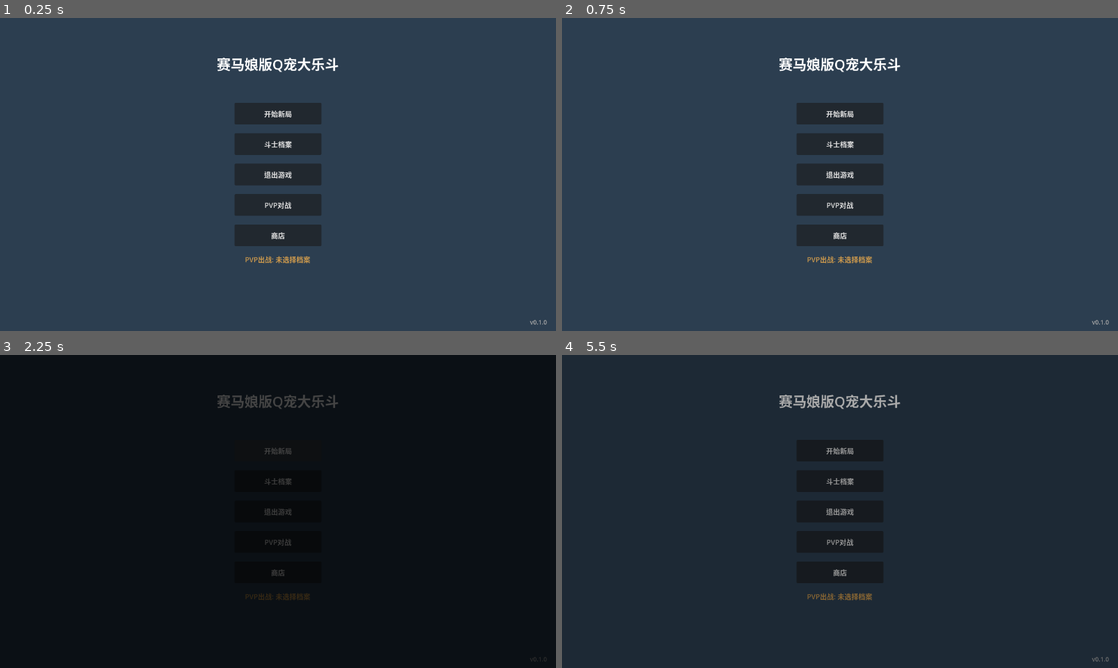
Above: before the commit, frames 1-4 (two rows, left to right).
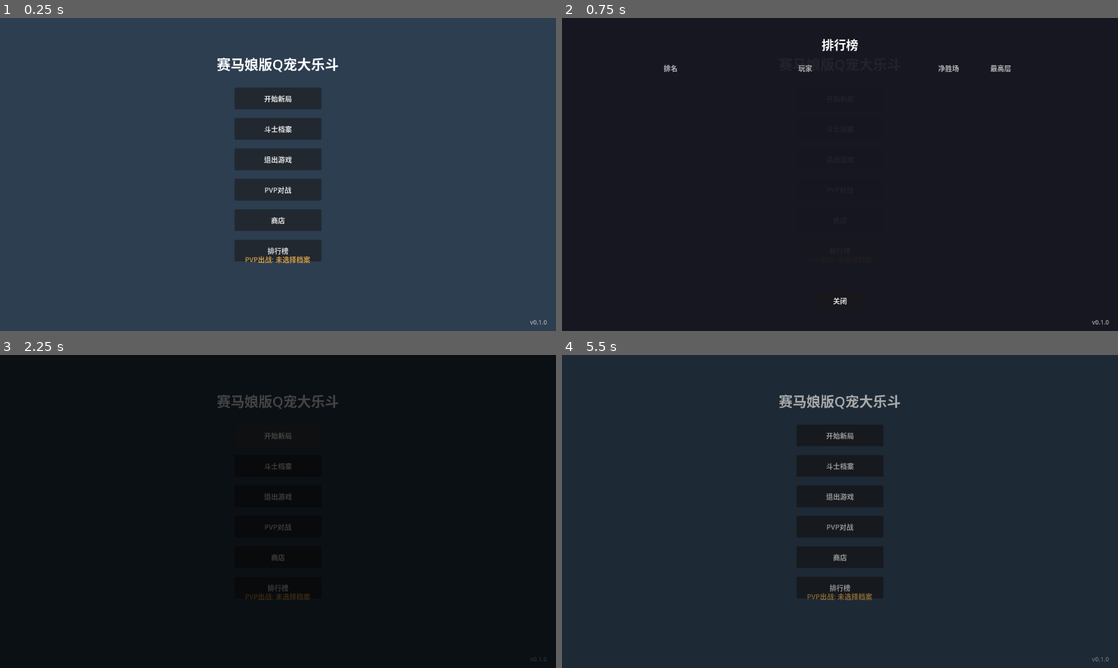
Above: after the commit, the same moments.

Repository: TianYu0321/Hero-Battle
Game: Godot game, scene res://scenes/main_menu/menu.tscn
Same seed, same stepped clock (60 frames per second), same inputs: the game is played once before the commit and once after it.
Inputs (mouse positions are in pixels of both pictures, inside the frame that each line leads up to):
- Up to frame 1 (0.25 s): no input
- Up to frame 2 (0.75 s): click (840, 249) at 0.5 s, where only the run after the commit has a clickable "排行榜"
- Up to frame 3 (2.25 s): click (278, 636) at 1.25 s, where only the run after the commit has a clickable "关闭"; click "开始新局" at 2 s
- Up to frame 4 (5.5 s): click "选择" at 2.75 s; click "加入队伍" at 3.5 s; click "返回" at 4.25 s; click "返回" at 5 s

The runs differ from the first frame. In frame 1, 5.0% of the frame differs, in the area x 42-58%, y 22-78%; in frame 2, 95%, in the area x 0-100%, y 0-100%; in frame 3, 0.5%; in frame 4, 0.6%.

Commit message:
feat: leaderboard UI + PVP battle animation
- Add leaderboard_panel.tscn/gd with scrollable ranking list
- Add ranking_row.tscn/gd with gold/silver/bronze color coding
- Bind leaderboard button in menu.gd/menu.tscn
- PVP lobby: add BattleAnimationPanel, play animation before summary
- PVP lobby: _on_start_battle checks for recorder, shows animation first
- PVP lobby: _on_battle_animation_finished shows summary after playback

Diff:
--- /dev/null
+++ b/scenes/leaderboard/leaderboard_panel.gd
@@ -0,0 +1,34 @@
+extends Panel
+
+@onready var ranking_container: VBoxContainer = $ScrollContainer/VBoxContainer
+@onready var close_button: Button = $CloseButton
+@onready var title_label: Label = $TitleLabel
+
+signal closed
+
+func _ready() -> void:
+	visible = false
+	close_button.pressed.connect(_on_close)
+
+func show_rankings(rankings: Array[Dictionary]) -> void:
+	# 清空旧列表
+	for child in ranking_container.get_children():
+		child.queue_free()
+
+	# 生成列表项
+	for i in range(rankings.size()):
+		var entry: Dictionary = rankings[i]
+		var row = preload("res://scenes/leaderboard/ranking_row.tscn").instantiate()
+		row.setup(
+			entry.get("rank", i + 1),
+			entry.get("hero_name", entry.get("player_name", "???")),
+			entry.get("net_wins", 0),
+			entry.get("max_floor", entry.get("total_score", 0))
+		)
+		ranking_container.add_child(row)
+
+	visible = true
+
+func _on_close() -> void:
+	visible = false
+	closed.emit()
--- /dev/null
+++ b/scenes/leaderboard/leaderboard_panel.tscn
@@ -0,0 +1,116 @@
+[gd_scene load_steps=3 format=3]
+
+[ext_resource type="Script" path="res://scenes/leaderboard/leaderboard_panel.gd" id="1_lbp"]
+[ext_resource type="PackedScene" path="res://scenes/leaderboard/ranking_row.tscn" id="2_row"]
+
+[node name="LeaderboardPanel" type="Panel"]
+layout_mode = 3
+anchors_preset = 15
+anchor_right = 1.0
+anchor_bottom = 1.0
+grow_horizontal = 2
+grow_vertical = 2
+script = ExtResource("1_lbp")
+
+[node name="Bg" type="ColorRect" parent="."]
+layout_mode = 1
+anchors_preset = 15
+anchor_right = 1.0
+anchor_bottom = 1.0
+grow_horizontal = 2
+grow_vertical = 2
+color = Color(0.08, 0.08, 0.12, 0.85)
+mouse_filter = 2
+
+[node name="TitleLabel" type="Label" parent="."]
+layout_mode = 1
+anchors_preset = 5
+anchor_left = 0.5
+anchor_right = 0.5
+offset_left = -100.0
+offset_top = 40.0
+offset_right = 100.0
+offset_bottom = 80.0
+grow_horizontal = 2
+theme_override_font_sizes/font_size = 28
+text = "排行榜"
+horizontal_alignment = 1
+vertical_alignment = 1
+
+[node name="HeaderRow" type="HBoxContainer" parent="."]
+layout_mode = 1
+anchors_preset = 10
+anchor_right = 1.0
+offset_left = 220.0
+offset_top = 100.0
+offset_right = -220.0
+offset_bottom = 130.0
+grow_horizontal = 2
+theme_override_constants/separation = 20
+alignment = 1
+
+[node name="RankHeader" type="Label" parent="HeaderRow"]
+layout_mode = 2
+custom_minimum_size = Vector2(60, 0)
+theme_override_font_sizes/font_size = 16
+theme_override_colors/font_color = Color(0.7, 0.7, 0.7, 1)
+text = "排名"
+horizontal_alignment = 1
+
+[node name="PlayerHeader" type="Label" parent="HeaderRow"]
+layout_mode = 2
+size_flags_horizontal = 3
+custom_minimum_size = Vector2(200, 0)
+theme_override_font_sizes/font_size = 16
+theme_override_colors/font_color = Color(0.7, 0.7, 0.7, 1)
+text = "玩家"
+horizontal_alignment = 1
+
+[node name="NetWinsHeader" type="Label" parent="HeaderRow"]
+layout_mode = 2
+custom_minimum_size = Vector2(100, 0)
+theme_override_font_sizes/font_size = 16
+theme_override_colors/font_color = Color(0.7, 0.7, 0.7, 1)
+text = "净胜场"
+horizontal_alignment = 1
+
+[node name="FloorHeader" type="Label" parent="HeaderRow"]
+layout_mode = 2
+custom_minimum_size = Vector2(100, 0)
+theme_override_font_sizes/font_size = 16
+theme_override_colors/font_color = Color(0.7, 0.7, 0.7, 1)
+text = "最高层"
+horizontal_alignment = 1
+
+[node name="ScrollContainer" type="ScrollContainer" parent="."]
+layout_mode = 1
+anchors_preset = 15
+anchor_right = 1.0
+anchor_bottom = 1.0
+offset_left = 220.0
+offset_top = 140.0
+offset_right = -220.0
+offset_bottom = -80.0
+grow_horizontal = 2
+grow_vertical = 2
+
+[node name="VBoxContainer" type="VBoxContainer" parent="ScrollContainer"]
+layout_mode = 2
+size_flags_horizontal = 3
+size_flags_vertical = 3
+theme_override_constants/separation = 8
+
+[node name="CloseButton" type="Button" parent="."]
+layout_mode = 1
+anchors_preset = 8
+anchor_left = 0.5
+anchor_top = 0.5
+anchor_right = 0.5
+anchor_bottom = 0.5
+offset_left = -60.0
+offset_top = 270.0
+offset_right = 60.0
+offset_bottom = 310.0
+grow_horizontal = 2
+grow_vertical = 2
+text = "关闭"
--- /dev/null
+++ b/scenes/leaderboard/ranking_row.gd
@@ -0,0 +1,27 @@
+extends HBoxContainer
+
+@onready var rank_label: Label = $RankLabel
+@onready var player_name_label: Label = $PlayerNameLabel
+@onready var net_wins_label: Label = $NetWinsLabel
+@onready var max_floor_label: Label = $MaxFloorLabel
+
+func setup(rank: int, player_name: String, net_wins: int, max_floor: int) -> void:
+	rank_label.text = str(rank)
+	player_name_label.text = player_name
+	net_wins_label.text = str(net_wins)
+	max_floor_label.text = str(max_floor)
+
+	# 前3名特殊颜色
+	match rank:
+		1:
+			rank_label.modulate = Color(1, 0.84, 0)
+			player_name_label.modulate = Color(1, 0.84, 0)
+		2:
+			rank_label.modulate = Color(0.75, 0.75, 0.75)
+			player_name_label.modulate = Color(0.75, 0.75, 0.75)
+		3:
+			rank_label.modulate = Color(0.8, 0.5, 0.2)
+			player_name_label.modulate = Color(0.8, 0.5, 0.2)
+		_:
+			rank_label.modulate = Color(1, 1, 1)
+			player_name_label.modulate = Color(1, 1, 1)
--- /dev/null
+++ b/scenes/leaderboard/ranking_row.tscn
@@ -0,0 +1,39 @@
+[gd_scene format=3]
+
+[node name="RankingRow" type="HBoxContainer"]
+custom_minimum_size = Vector2(600, 40)
+theme_override_constants/separation = 20
+alignment = 1
+
+[node name="RankLabel" type="Label" parent="."]
+layout_mode = 2
+custom_minimum_size = Vector2(60, 0)
+theme_override_font_sizes/font_size = 16
+text = "1"
+horizontal_alignment = 1
+vertical_alignment = 1
+
+[node name="PlayerNameLabel" type="Label" parent="."]
+layout_mode = 2
+size_flags_horizontal = 3
+custom_minimum_size = Vector2(200, 0)
+theme_override_font_sizes/font_size = 16
+text = "Player"
+horizontal_alignment = 1
+vertical_alignment = 1
+
+[node name="NetWinsLabel" type="Label" parent="."]
+layout_mode = 2
+custom_minimum_size = Vector2(100, 0)
+theme_override_font_sizes/font_size = 16
+text = "10"
+horizontal_alignment = 1
+vertical_alignment = 1
+
+[node name="MaxFloorLabel" type="Label" parent="."]
+layout_mode = 2
+custom_minimum_size = Vector2(100, 0)
+theme_override_font_sizes/font_size = 16
+text = "25"
+horizontal_alignment = 1
+vertical_alignment = 1
--- a/scenes/main_menu/menu.gd
+++ b/scenes/main_menu/menu.gd
@@ -13,6 +13,7 @@
 @onready var _btn_quit: Button = %BtnQuit
 @onready var _menu_button: Button = $MenuButton
 @onready var _pause_menu: PauseMenu = $PauseMenu
+@onready var _leaderboard_panel: Panel = $LeaderboardPanel
 
 func _ready() -> void:
 	print("[MainMenu] _ready 开始, continue_button=", _btn_continue != null)
@@ -51,6 +52,16 @@
 	else:
 		push_warning("[MainMenu] BtnShop 未找到")
 
+	# 启用排行榜按钮
+	var btn_leaderboard: Button = get_node_or_null("%BtnLeaderboard")
+	if btn_leaderboard != null:
+		btn_leaderboard.visible = true
+		btn_leaderboard.disabled = false
+		btn_leaderboard.pressed.connect(_on_leaderboard_pressed)
+		print("[MainMenu] 排行榜按钮已启用")
+	else:
+		push_warning("[MainMenu] BtnLeaderboard 未找到")
+
 	# 主菜单中隐藏PauseMenu的"返回主菜单"按钮
 	_pause_menu.set_is_main_menu(true)
 
@@ -88,6 +99,15 @@
 func _on_shop_pressed() -> void:
 	print("[MainMenu] 商店按钮点击")
 	EventBus.shop_requested.emit()
+
+func _on_leaderboard_pressed() -> void:
+	print("[MainMenu] 排行榜按钮点击")
+	var leaderboard_system := LeaderboardSystem.new()
+	var rankings := leaderboard_system.get_leaderboard(20)
+	if _leaderboard_panel != null:
+		_leaderboard_panel.show_rankings(rankings)
+	else:
+		push_warning("[MainMenu] LeaderboardPanel 未找到")
 
 func _on_menu_button_pressed() -> void:
 	print("[MainMenu] 菜单按钮点击")
--- a/scenes/main_menu/menu.tscn
+++ b/scenes/main_menu/menu.tscn
@@ -1,7 +1,8 @@
-[gd_scene load_steps=3 format=3 uid="uid://c0m8q1p2x3y4z"]
+[gd_scene load_steps=4 format=3 uid="uid://c0m8q1p2x3y4z"]
 
 [ext_resource type="Script" path="res://scenes/main_menu/menu.gd" id="1_menu"]
 [ext_resource type="PackedScene" uid="uid://c0m8q1p2x3y5a" path="res://scenes/menu/pause_menu.tscn" id="2_pause"]
+[ext_resource type="PackedScene" path="res://scenes/leaderboard/leaderboard_panel.tscn" id="3_lbp"]
 
 [node name="MainMenu" type="Control"]
 layout_mode = 3
@@ -87,6 +88,12 @@
 custom_minimum_size = Vector2(200, 50)
 text = "商店"
 
+[node name="BtnLeaderboard" type="Button" parent="MenuButtons"]
+unique_name_in_owner = true
+layout_mode = 2
+custom_minimum_size = Vector2(200, 50)
+text = "排行榜"
+
 [node name="MenuButton" type="Button" parent="."]
 layout_mode = 1
 anchors_preset = 1
@@ -114,6 +121,9 @@
 horizontal_alignment = 1
 vertical_alignment = 1
 
+[node name="LeaderboardPanel" parent="." instance=ExtResource("3_lbp")]
+visible = false
+
 [node name="VersionLabel" type="Label" parent="."]
 layout_mode = 1
 anchors_preset = 3
--- a/scenes/pvp_lobby/pvp_lobby.gd
+++ b/scenes/pvp_lobby/pvp_lobby.gd
@@ -12,12 +12,14 @@
 @onready var start_battle_button: Button = $MatchResultPanel/StartBattleButton
 @onready var cancel_button: Button = $MatchResultPanel/CancelButton
 @onready var battle_summary_panel = $BattleSummaryPanel
+@onready var battle_animation_panel: BattleAnimationPanel = $BattleAnimationPanel
 @onready var no_archive_warning: Label = $NoArchiveWarning
 
 var _current_opponent: Dictionary = {}
 var _player_data: Dictionary = {}
 var _selected_archive: Dictionary = {}
 var _virtual_pool: VirtualArchivePool = null
+var _pending_pvp_result: Dictionary = {}
 
 func _ready() -> void:
 	_load_player_data()
@@ -166,10 +168,39 @@
 	}
 
 	var result: Dictionary = pvp_director.execute_pvp(pvp_config)
+	var recorder: BattlePlaybackRecorder = result.get("playback_recorder", null)
 	pvp_director.queue_free()
 
 	_process_pvp_result(result)
-
+	_pending_pvp_result = result
+
+	# 如果有 recorder，先播放战斗动画
+	if recorder != null and recorder.get_events().size() > 0:
+		var hero_data = result.get("hero", {})
+		var enemy_data = result.get("enemies", [{}])[0]
+		var hero_name = hero_data.get("name", "英雄")
+		var enemy_name = enemy_data.get("name", "???")
+		var hero_max_hp = hero_data.get("max_hp", 100)
+		var enemy_max_hp = enemy_data.get("max_hp", 100)
+
+		battle_animation_panel.reset_panel()
+		battle_animation_panel.visible = true
+		battle_animation_panel.z_index = 100
+		battle_animation_panel.start_playback(recorder, hero_name, enemy_name, hero_max_hp, enemy_max_hp, [], [])
+
+		if not battle_animation_panel.confirmed.is_connected(_on_battle_animation_finished):
+			battle_animation_panel.confirmed.connect(_on_battle_animation_finished, CONNECT_ONE_SHOT)
+	else:
+		# 没有 recorder，直接显示结算
+		_show_pvp_summary(result)
+
+
+func _on_battle_animation_finished() -> void:
+	print("[PvpLobby] PVP战斗动画播放完毕，显示结算")
+	battle_animation_panel.visible = false
+	_show_pvp_summary(_pending_pvp_result)
+
+func _show_pvp_summary(result: Dictionary) -> void:
 	# 转换格式给 BattleSummaryPanel
 	var battle_result: Dictionary = {
 		"winner": "player" if result.get("won", false) else "enemy",
--- a/scenes/pvp_lobby/pvp_lobby.tscn
+++ b/scenes/pvp_lobby/pvp_lobby.tscn
@@ -1,185 +1,5 @@
-[gd_scene load_steps=4 format=3 uid="uid://pvp_lobby01"]
-
-[ext_resource type="Script" path="res://scenes/pvp_lobby/pvp_lobby.gd" id="1_lobby"]
-[ext_resource type="PackedScene" uid="uid://vktho61lbwnk" path="res://scenes/run_main/battle_summary_panel.tscn" id="2_bsp"]
-
-[sub_resource type="StyleBoxFlat" id="StyleBoxFlat_panel"]
-bg_color = Color(0.15, 0.15, 0.2, 0.95)
-border_width_left = 2
-border_width_top = 2
-border_width_right = 2
-border_width_bottom = 2
-border_color = Color(0.8, 0.6, 0.3, 1)
-corner_radius_top_left = 8
-corner_radius_top_right = 8
-corner_radius_bottom_right = 8
-corner_radius_bottom_left = 8
-
-[node name="PvpLobby" type="Control"]
-layout_mode = 3
-anchors_preset = 15
-anchor_right = 1.0
-anchor_bottom = 1.0
-grow_horizontal = 2
-grow_vertical = 2
-script = ExtResource("1_lobby")
-
-[node name="Background" type="ColorRect" parent="."]
-layout_mode = 1
-anchors_preset = 15
-anchor_right = 1.0
-anchor_bottom = 1.0
-grow_horizontal = 2
-grow_vertical = 2
-color = Color(0.08, 0.08, 0.12, 1)
-
-[node name="TitleLabel" type="Label" parent="."]
-layout_mode = 1
-anchors_preset = 5
-anchor_left = 0.5
-anchor_right = 0.5
-offset_left = -200.0
-offset_top = 40.0
-offset_right = 200.0
-offset_bottom = 100.0
-grow_horizontal = 2
-theme_override_font_sizes/font_size = 40
-theme_override_colors/font_color = Color(0.9, 0.8, 0.5, 1)
-text = "PVP 竞技场"
-horizontal_alignment = 1
-vertical_alignment = 1
-
-[node name="HeroNameLabel" type="Label" parent="."]
-layout_mode = 0
-offset_left = 440.0
-offset_top = 120.0
-offset_right = 840.0
-offset_bottom = 155.0
-theme_override_font_sizes/font_size = 24
-theme_override_colors/font_color = Color(0.9, 0.8, 0.5, 1)
-text = "出战档案: 未选择"
-horizontal_alignment = 1
-vertical_alignment = 1
-
-[node name="NetWinsDisplay" type="Label" parent="."]
-layout_mode = 0
-offset_left = 440.0
-offset_top = 160.0
-offset_right = 840.0
-offset_bottom = 195.0
-theme_override_font_sizes/font_size = 22
-text = "净胜场: -"
-horizontal_alignment = 1
-vertical_alignment = 1
-
-[node name="MochengCoinDisplay" type="Label" parent="."]
-layout_mode = 0
-offset_left = 440.0
-offset_top = 200.0
-offset_right = 840.0
-offset_bottom = 235.0
-theme_override_font_sizes/font_size = 22
-theme_override_colors/font_color = Color(0.8, 0.6, 0.3, 1)
-text = "魔城币: 0"
-horizontal_alignment = 1
-vertical_alignment = 1
-
-[node name="NoArchiveWarning" type="Label" parent="."]
-layout_mode = 0
-offset_left = 340.0
-offset_top = 120.0
-offset_right = 940.0
-offset_bottom = 235.0
-theme_override_font_sizes/font_size = 22
-theme_override_colors/font_color = Color(0.9, 0.3, 0.3, 1)
-text = "请先前往\"斗士档案\"选择出战档案"
-horizontal_alignment = 1
-vertical_alignment = 1
-autowrap_mode = 2
+[node name="BattleSummaryPanel" parent="." instance=ExtResource("2_bsp")]
 visible = false
 
-[node name="MatchButton" type="Button" parent="."]
-layout_mode = 0
-offset_left = 490.0
-offset_top = 280.0
-offset_right = 790.0
-offset_bottom = 340.0
-theme_override_font_sizes/font_size = 28
-text = "匹配对手"
-
-[node name="RecordButton" type="Button" parent="."]
-layout_mode = 0
-offset_left = 490.0
-offset_top = 360.0
-offset_right = 790.0
-offset_bottom = 410.0
-text = "PVP记录"
-
-[node name="BackButton" type="Button" parent="."]
-layout_mode = 0
-offset_left = 490.0
-offset_top = 440.0
-offset_right = 790.0
-offset_bottom = 490.0
-text = "返回主菜单"
-
-[node name="MatchResultPanel" type="Panel" parent="."]
-layout_mode = 1
-anchors_preset = 8
-anchor_left = 0.5
-anchor_top = 0.5
-anchor_right = 0.5
-anchor_bottom = 0.5
-offset_left = -250.0
-offset_top = -150.0
-offset_right = 250.0
-offset_bottom = 150.0
-grow_horizontal = 2
-grow_vertical = 2
-theme_override_styles/panel = SubResource("StyleBoxFlat_panel")
-
-[node name="OpponentInfoLabel" type="Label" parent="MatchResultPanel"]
-layout_mode = 1
-anchors_preset = 10
-anchor_right = 1.0
-offset_top = 40.0
-offset_bottom = 120.0
-grow_horizontal = 2
-theme_override_font_sizes/font_size = 22
-text = "正在匹配..."
-horizontal_alignment = 1
-vertical_alignment = 1
-autowrap_mode = 2
-
-[node name="StartBattleButton" type="Button" parent="MatchResultPanel"]
-layout_mode = 1
-anchors_preset = 7
-anchor_left = 0.5
-anchor_top = 1.0
-anchor_right = 0.5
-anchor_bottom = 1.0
-offset_left = -110.0
-offset_top = -90.0
-offset_right = 110.0
-offset_bottom = -50.0
-grow_horizontal = 2
-grow_vertical = 0
-text = "开始战斗"
-
-[node name="CancelButton" type="Button" parent="MatchResultPanel"]
-layout_mode = 1
-anchors_preset = 7
-anchor_left = 0.5
-anchor_top = 1.0
-anchor_right = 0.5
-anchor_bottom = 1.0
-offset_left = -110.0
-offset_top = -40.0
-offset_right = 110.0
-offset_bottom = 0.0
-grow_horizontal = 2
-grow_vertical = 0
-text = "取消"
-
-[node name="BattleSummaryPanel" parent="." instance=ExtResource("2_bsp")]
+[node name="BattleAnimationPanel" parent="." instance=ExtResource("3_bap")]
 visible = false
